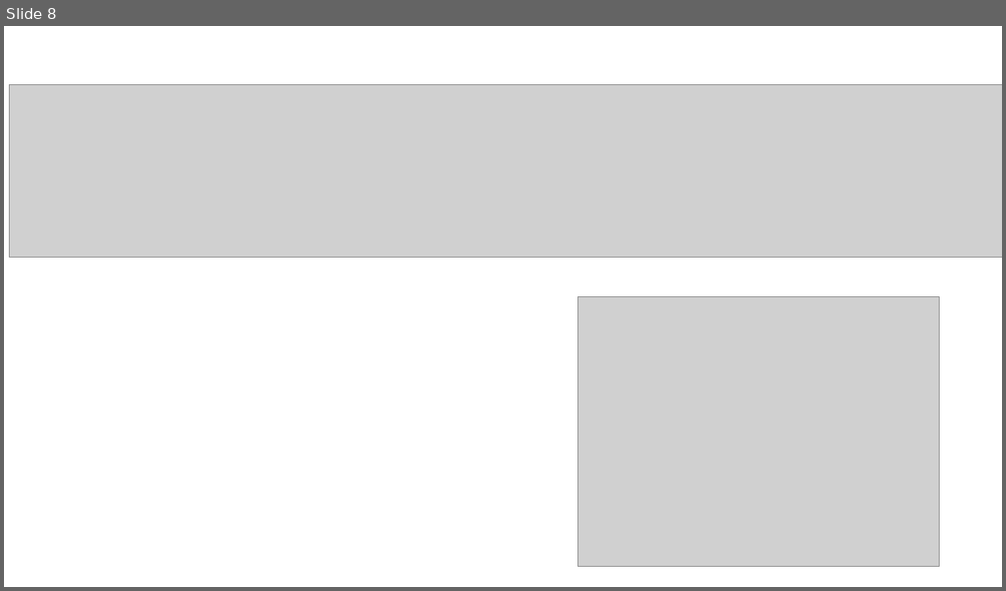
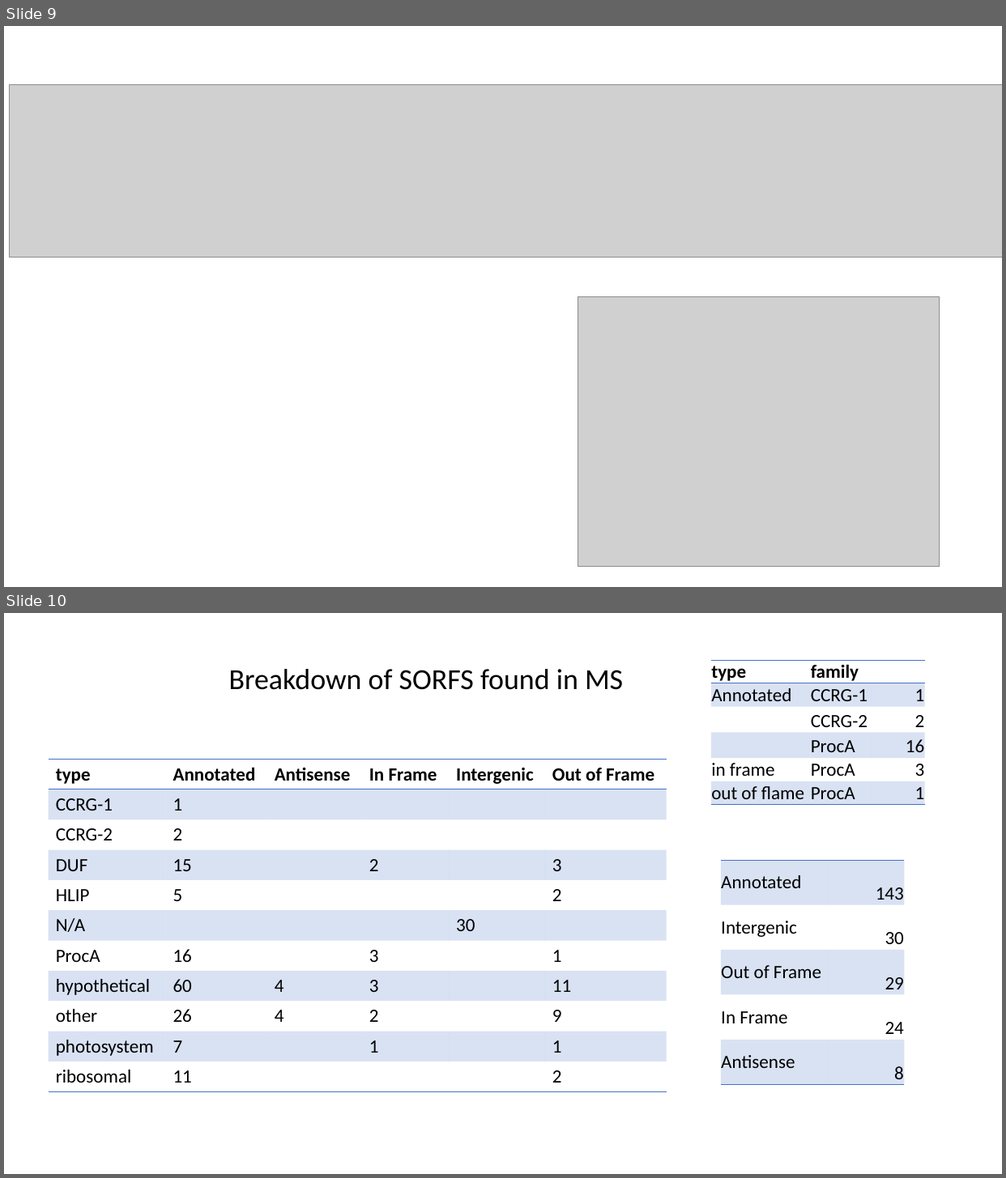
Before and after one commit to wosnat/sep, a slide deck: proteomics 9313 isme.pptx. Shown one above the other, each under a label of ours: slide 8 before the commit, slides 9 and 10 after it. The pictures are 1006x591 and 1006x1178 pixels, drawn with LibreOffice and Linux fonts; fonts in the diff are those of the drawing; grey boxes stand for pictures. Boxes give left, top, right and bottom in pixels: in the first picture for what was removed or moved away, otherwise in the second. Text is boxed around its words. In the diff, an @@ line names an element or a change of style, - is before the commit and + after.

```diff
--- a/proteomics 9313 isme.pptx
+++ b/proteomics 9313 isme.pptx
@@ slide 10 added at (x1=4, y1=613, x2=1002, y2=1174), background #FFFFFF @@
@@ table added at (x1=711, y1=660, x2=926, y2=803), 6 rows, 3 columns @@
+type | family | 
+Annotated | CCRG-1 | 1
+ | CCRG-2 | 2
+ | ProcA | 16
+in frame | ProcA | 3
+out of flame | ProcA | 1
@@ text added at (x1=229, y1=669, x2=623, y2=690), 28 pt, text #000000 @@
+Breakdown of SORFS found in MS
@@ table added at (x1=49, y1=759, x2=667, y2=1088), 11 rows, 6 columns @@
+type | Annotated | Antisense | In Frame | Intergenic | Out of Frame
+CCRG-1 | 1 |  |  |  | 
+CCRG-2 | 2 |  |  |  | 
+DUF | 15 |  | 2 |  | 3
+HLIP | 5 |  |  |  | 2
+N/A |  |  |  | 30 | 
+ProcA | 16 |  | 3 |  | 1
+hypothetical | 60 | 4 | 3 |  | 11
+other | 26 | 4 | 2 |  | 9
+photosystem | 7 |  | 1 |  | 1
+ribosomal | 11 |  |  |  | 2
@@ table added at (x1=721, y1=860, x2=905, y2=1084), 5 rows, 2 columns @@
+Annotated | 143
+Intergenic | 30
+Out of Frame | 29
+In Frame | 24
+Antisense | 8
@@ what was slide 8 is now slide 9 @@
```
Also in this commit, not shown: 1 slide changed, 5 other slides added, 9 other files.
